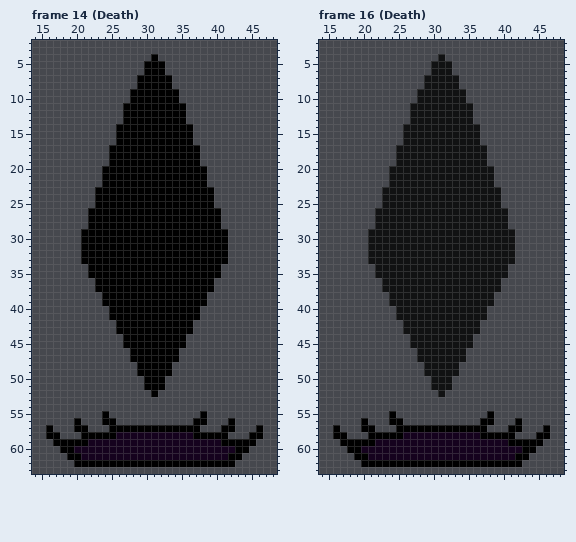
Edited in one commit: pixel-art file (Sprites/PlayerCristal.aseprite). The picture above is the old version.
64x64 pixels, 26 frames. Pixels under 10% opacity are left out. Colours within 5 levels of each other are drawn and written as one. Shown: frame 14 (Death): x 14..48, y 2..63; frame 16 (Death): x 14..48, y 2..63. The commit also changed other frames, which this record leaves out.
After:
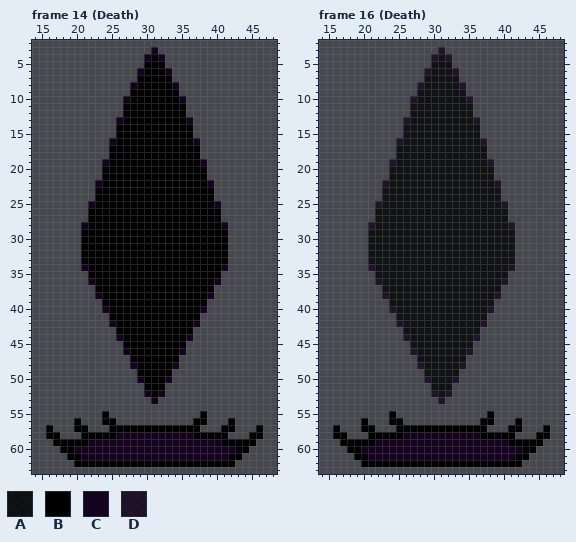
Palette (. is transparent): A #000000c1  B #000000  C #15021e  D #15021ec1
Edits made:
Frame 14 (Death), layer "Layer 1":
Colour C is added in row 3 at x 31; in row 4 at x 30 and 32; in row 6 at x 29 and 33; in row 8 at x 28 and 34; in row 10 at x 27 and 35; in row 13 at x 26 and 36.
Colour C is added in row 16 at x 25 and 37; in row 19 at x 24 and 38; in row 22 at x 23 and 39; in row 25 at x 22 and 40; in row 28 at x 21 and 41; in row 34 at x 21 and 41.
Colour C is added in row 36 at x 22 and 40; in row 38 at x 23 and 39; in row 40 at x 24 and 38; in row 42 at x 25 and 37; in row 44 at x 26 and 36; in row 46 at x 27 and 35.
Colour C is added in row 48 at x 28 and 34; in row 50 at x 29 and 33; in row 52 at x 30 and 32; in row 53 at x 31.
Frame 16 (Death), layer "Layer 2":
Colour D is added in row 3 at x 31; in row 4 at x 30 and 32; in row 6 at x 29 and 33; in row 8 at x 28 and 34; in row 10 at x 27 and 35; in row 13 at x 26 and 36.
Colour D is added in row 16 at x 25 and 37; in row 19 at x 24 and 38; in row 22 at x 23 and 39; in row 25 at x 22 and 40; in row 28 at x 21 and 41; in row 34 at x 21 and 41.
Colour D is added in row 36 at x 22 and 40; in row 38 at x 23 and 39; in row 40 at x 24 and 38; in row 42 at x 25 and 37; in row 44 at x 26 and 36; in row 46 at x 27 and 35.
Colour D is added in row 48 at x 28 and 34; in row 50 at x 29 and 33; in row 52 at x 30 and 32; in row 53 at x 31.
